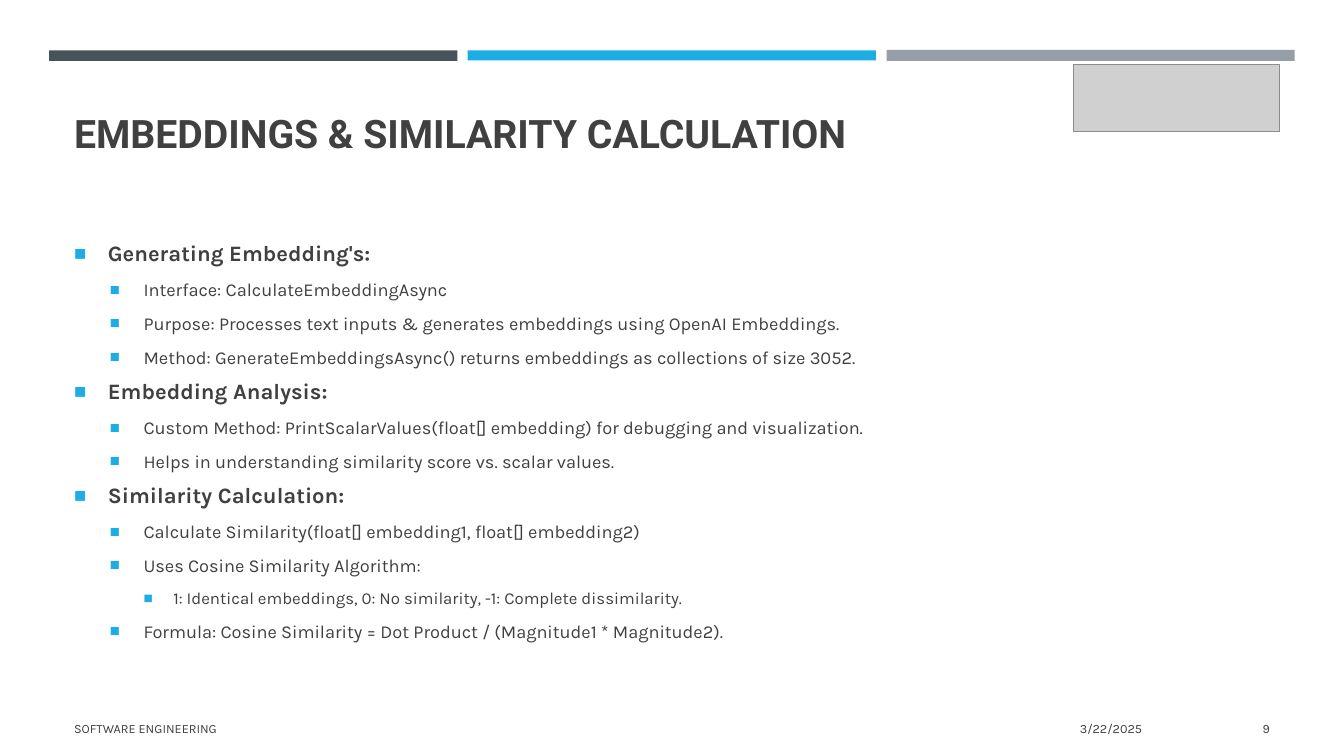
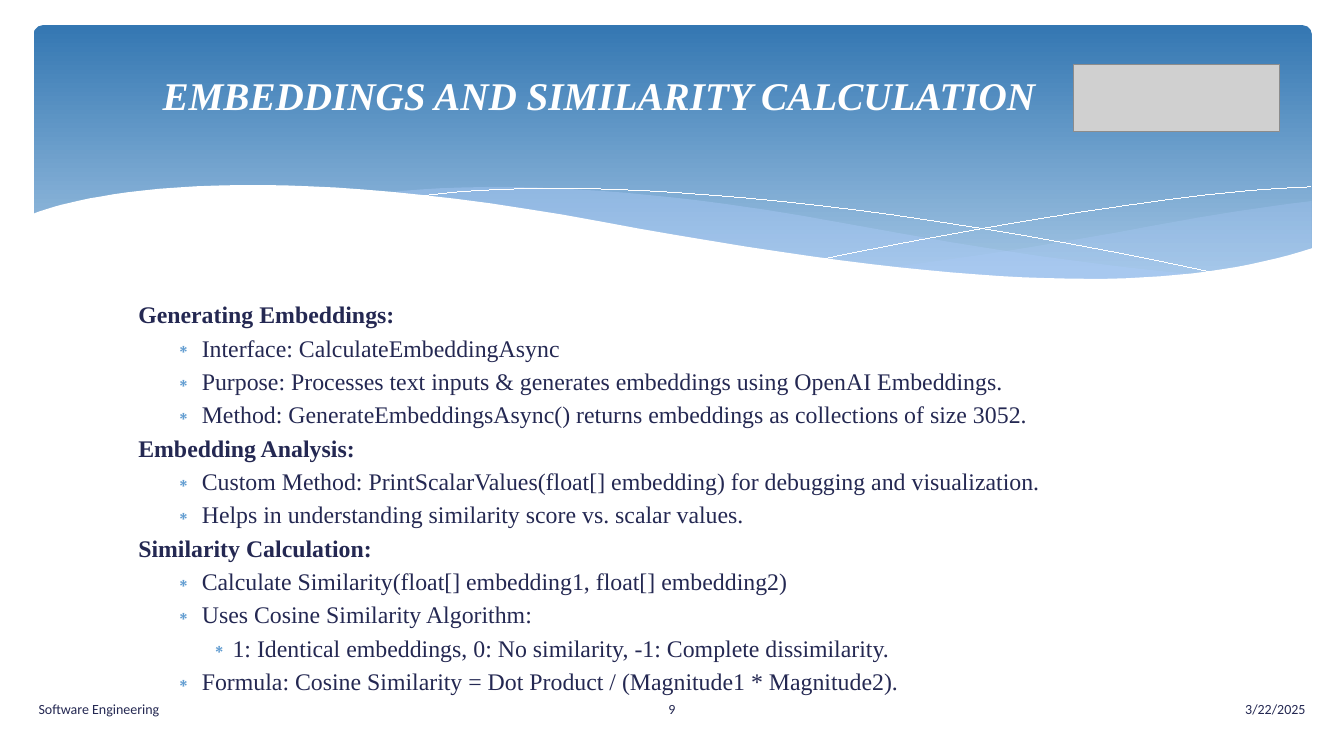
Before and after one commit to senthilmasters2024/Tech_Tweakers, a slide deck: slide 9 of SemanticAnalysisTextualData/SemanticAnalysisTextualData/Documentation/SemanticAnalysisTextualData.pptx. Drawn at 1344x756 pixels with LibreOffice and Linux fonts; fonts in the diff are those of the drawing; grey boxes stand for pictures. Boxes give left, top, right and bottom in pixels: in the first picture for what was removed or moved away, otherwise in the second. Text is boxed around its words. In the diff, an @@ line names an element or a change of style, - is before the commit and + after.

```diff
--- a/SemanticAnalysisTextualData/SemanticAnalysisTextualData/Documentation/SemanticAnalysisTextualData.pptx
+++ b/SemanticAnalysisTextualData/SemanticAnalysisTextualData/Documentation/SemanticAnalysisTextualData.pptx
@@ rounded rectangle added at bbox=[33, 25, 1312, 297], fill gradient #3477B2 to #A1C4E3 @@
@@ title "EMBEDDINGS AND SIMILARITY CALCULATION" at bbox=[163, 84, 1035, 111]: vertical alignment bottom to middle @@
@@ rectangle removed at bbox=[49, 50, 458, 60] @@
@@ rectangle removed at bbox=[468, 50, 876, 60] @@
@@ rectangle removed at bbox=[886, 50, 1295, 62] @@
@@ title at bbox=[163, 84, 1035, 111]: text changed; font Roboto to Times New Roman; text colour #404040 to #FFFFFF; italic on @@
-EMBEDDINGS & SIMILARITY CALCULATION
+EMBEDDINGS AND SIMILARITY CALCULATION
@@ group added at bbox=[31, 186, 1314, 332]: 5 freeform shapes @@
@@ text "Generating Embeddings:": place and size @@
-text "Generating Embeddings:" at bbox=[108, 245, 863, 643]
+text "Generating Embeddings:" at bbox=[138, 306, 1040, 691]
@@ text "Generating Embeddings:" at bbox=[138, 306, 1040, 691]: vertical alignment middle to top @@
@@ text at bbox=[138, 306, 394, 329]: text changed; size 15.7 to 17 pt; font Karla to Times New Roman; text colour #404040 to #242852 @@
-■ Generating Embedding's:
+Generating Embeddings:
@@ text at bbox=[138, 340, 1040, 691]: size 12.9 to 17 pt in "Interface: CalculateEmbeddingAsync", "Purpose: Processes text inputs & generates embeddings ...", "Method: GenerateEmbeddingsAsync() returns embeddings as coll ...", "Custom Method: PrintScalarValues(float[] embedding) for debu ..." and 4 more places; font Karla to Times New Roman, text colour #404040 to #242852; size 15.7 to 17 pt in "Embedding Analysis:", "Similarity Calculation:"; size 12 to 17 pt in "1: Identical embeddings, 0: No similarity, -1: ..."; bullet ■ to ∗; less space between paragraphs; bullet colour #1CADE4 to #629DD1; bullet ■ to none; line spacing 0.9 to 1 @@
@@ text at bbox=[39, 704, 159, 717]: text changed; size 9 to 10 pt; font Karla to Calibri; text colour #404040 to #242852 @@
-SOFTWARE ENGINEERING
+Software Engineering
@@ page number: place and size @@
-page number at bbox=[1263, 725, 1270, 733]
+page number at bbox=[668, 705, 675, 714]
@@ page number at bbox=[668, 705, 675, 714]: size 9 to 10 pt, font Karla to Calibri, text colour #404040 to #242852; alignment right to centre @@
@@ text "3/22/2025": place and size @@
-text "3/22/2025" at bbox=[1080, 724, 1142, 734]
+text "3/22/2025" at bbox=[1245, 704, 1305, 715]
@@ text "3/22/2025" at bbox=[1245, 704, 1305, 715]: size 9 to 10 pt, font Karla to Calibri, text colour #404040 to #242852 @@
```
Also in this commit, not shown: 14 other slides changed, 2 slides added, 2 other files.
